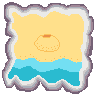
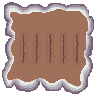
Layered file, before and after one edit (96x96). Changes by layer:
hid "Capa de pintura 5(pegado)" (1st of 2) over [7, 23, 88, 87]
hid "Capa de pintura 5(pegado)" (2nd of 2), painted on it over [7, 9, 88, 87]
showed "Capa de pintura 1(pegado)" (1st of 2), painted on it over [7, 9, 88, 87]
